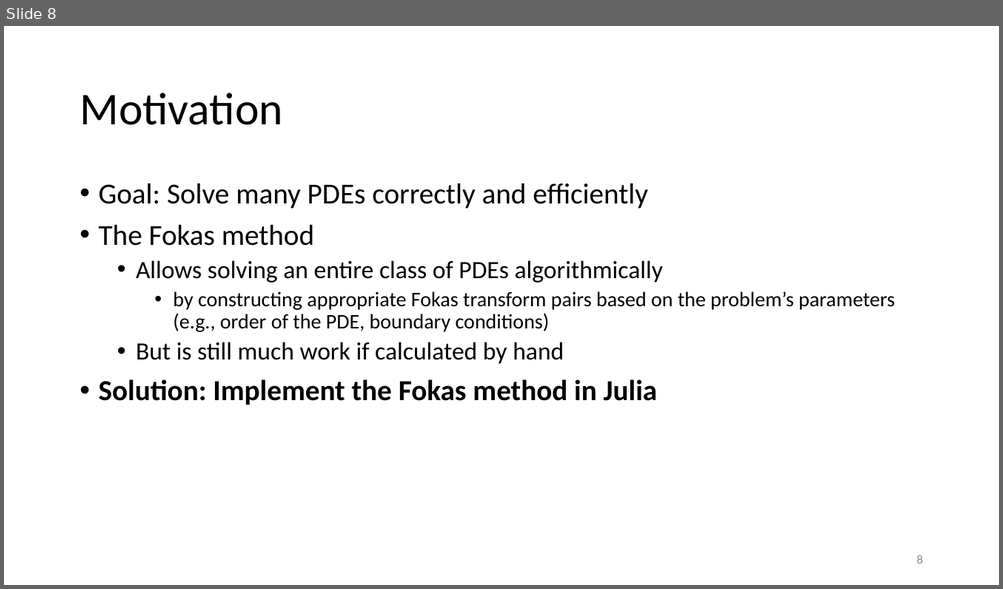
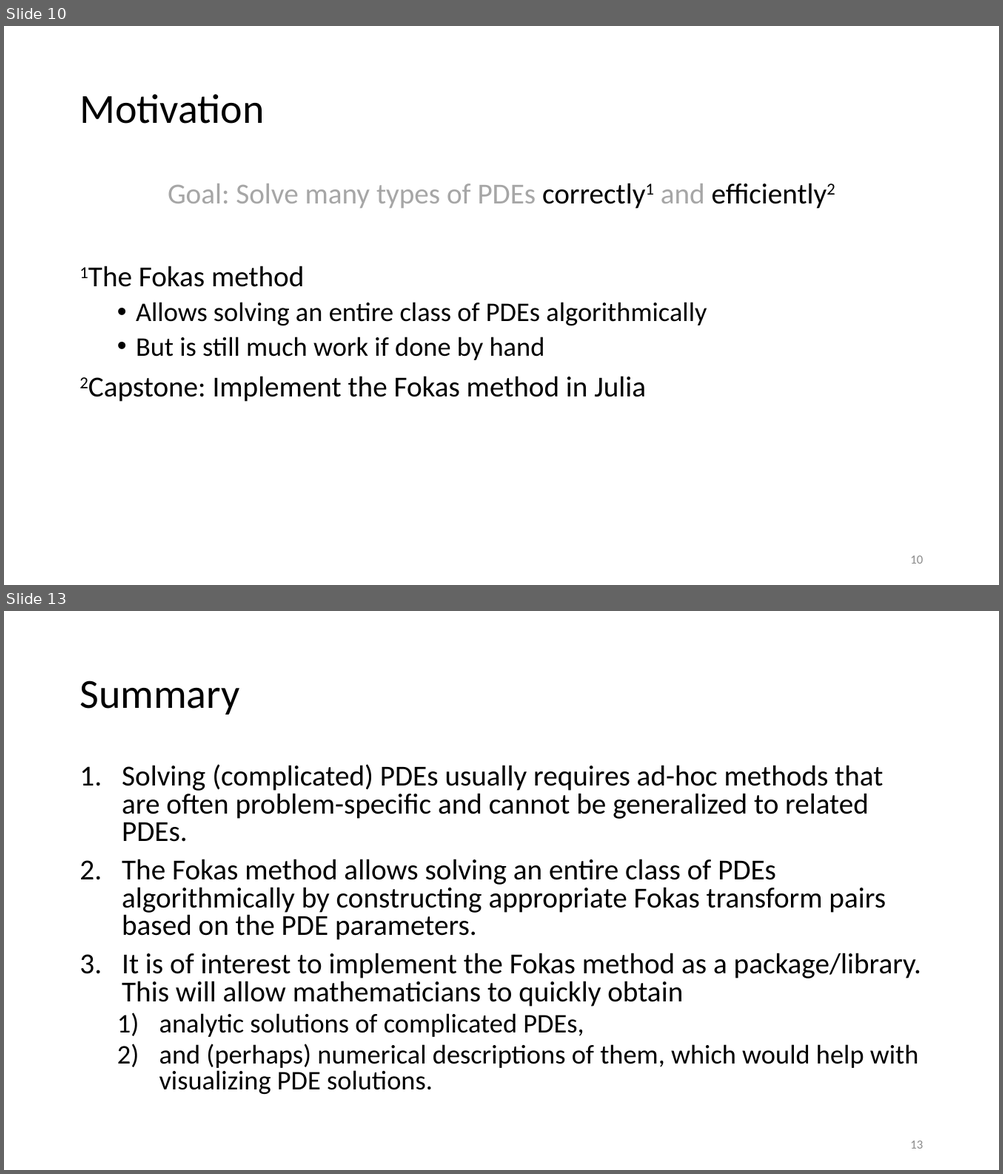
Before and after one commit to largecats/capstone-project, a slide deck: presentation/presentation.pptx. Shown one above the other, each under a label of ours: slide 8 before the commit, slides 10 and 13 after it; the slides between them are not shown. The pictures are 1003x589 and 1003x1174 pixels, drawn with LibreOffice and Linux fonts; fonts in the diff are those of the drawing. Boxes give left, top, right and bottom in pixels: in the first picture for what was removed or moved away, otherwise in the second. Text is boxed around its words. In the diff, an @@ line names an element or a change of style, - is before the commit and + after.

```diff
--- a/presentation/presentation.pptx
+++ b/presentation/presentation.pptx
@@ slide 13 added at box(4, 611, 999, 1170), background #FFFFFF @@
@@ title added at box(79, 681, 239, 715), 40 pt, text #000000 @@
+Summary
@@ text added at box(122, 764, 921, 1095), 28 pt, text #000000 @@
+1. Solving (complicated) PDEs usually requires ad-hoc methods that are often problem-specific and cannot be generalized to related PDEs.
+2. The Fokas method allows solving an entire class of PDEs algorithmically by constructing appropriate Fokas transform pairs based on the PDE parameters.
+3. It is of interest to implement the Fokas method as a package/library. This will allow mathematicians to quickly obtain
+  1) analytic solutions of complicated PDEs,
+  2) and (perhaps) numerical descriptions of them, which would help with visualizing PDE solutions.
@@ page number added at box(910, 1141, 922, 1149), 12 pt, text #8C8C8C @@
+13
@@ what was slide 8 is now slide 10 @@
@@ slide 10 changed as well @@
@@ title "Motivation" at box(79, 94, 264, 124): size 44 to 40 pt @@
@@ text at box(139, 184, 705, 287): text changed @@
-• Goal: Solve many PDEs correctly and efficiently
-• The Fokas method
+Goal: Solve many types of PDEs correctly1 and efficiently2
+1The Fokas method
@@ text at box(136, 302, 706, 326): size 24 to 26 pt in "Allows solving an entire class of PDEs ..." @@
@@ text at box(136, 337, 646, 402): text changed; size 20 to 28 pt @@
-    • by constructing appropriate Fokas transform pairs based on the problem’s parameters (e.g., order of the PDE, boundary conditions)
-  • But is still much work if calculated by hand
-• Solution: Implement the Fokas method in Julia
+  • But is still much work if done by hand
+2Capstone: Implement the Fokas method in Julia
@@ page number at box(910, 556, 922, 564): text changed @@
-8
+10
```
Also in this commit, not shown: 4 other slides changed, 4 other slides added.
